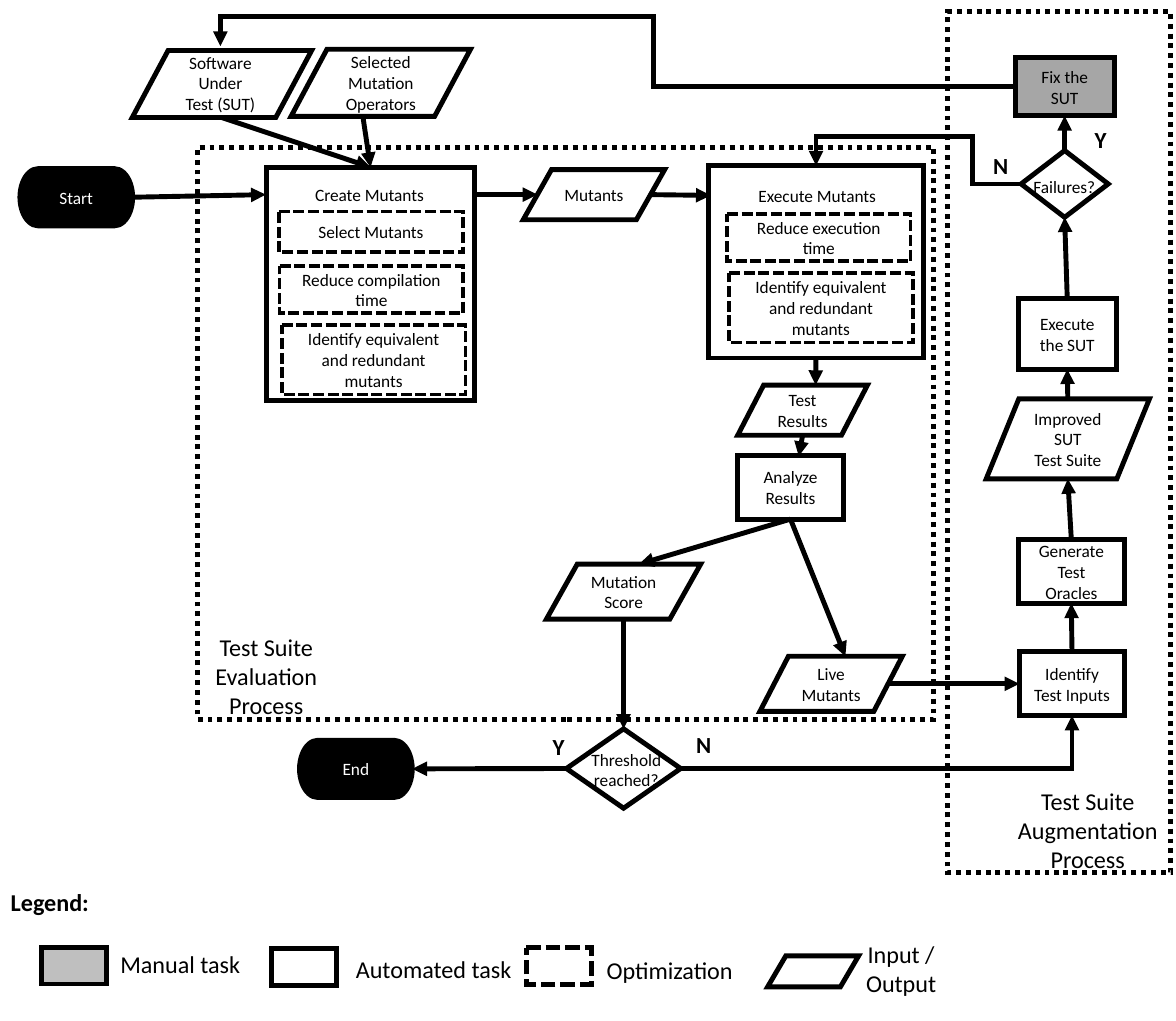
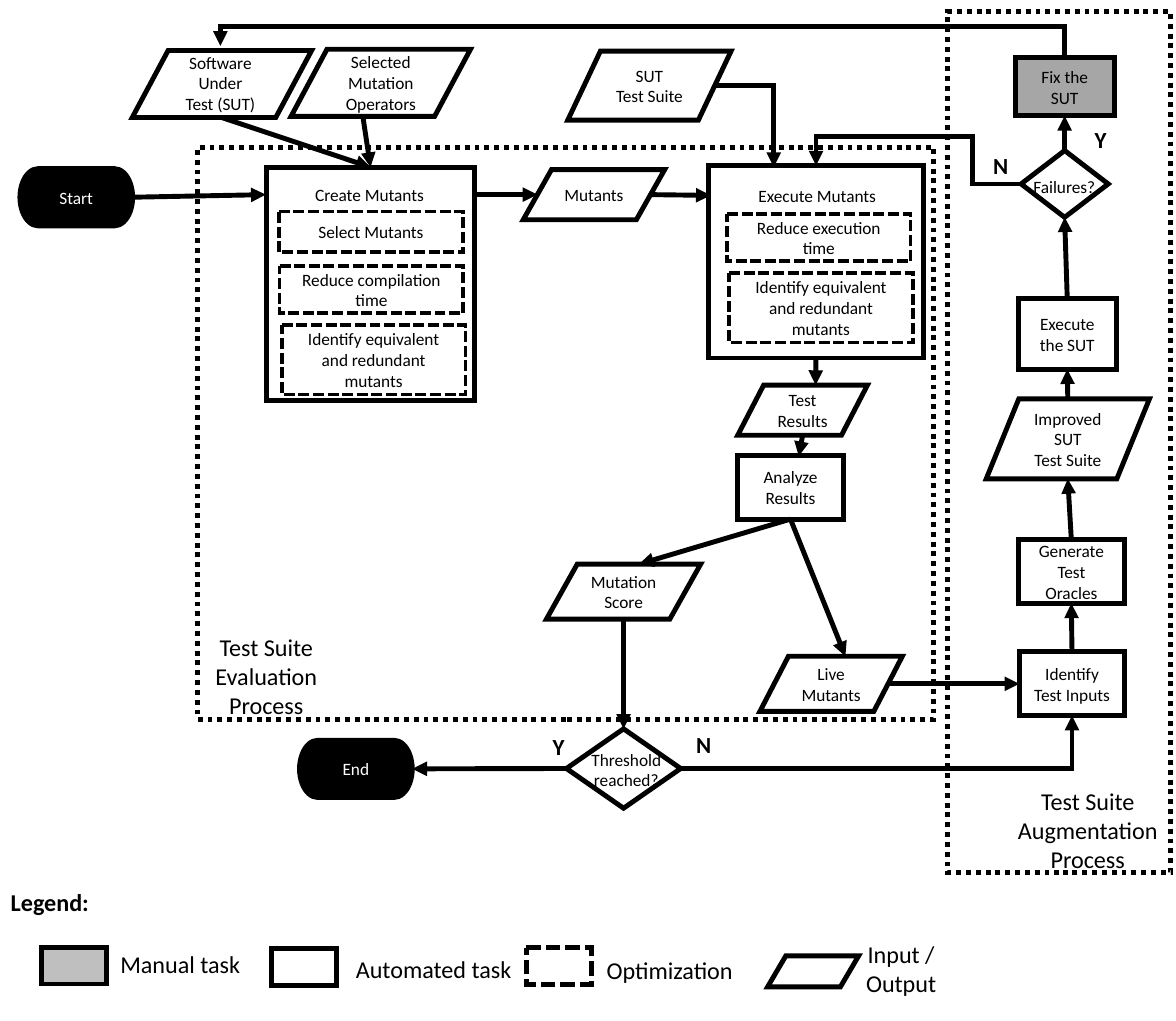
Before and after one commit to SNTSVV/FAQAS_MASS, a slide deck: slide 1 of reports/MutationTestingSurvey/images/process.pptx. Drawn at 1176x1021 pixels with LibreOffice and Linux fonts; fonts in the diff are those of the drawing. Boxes give left, top, right and bottom in pixels: in the first picture for what was removed or moved away, otherwise in the second. Text is boxed around its words. In the diff, an @@ line names an element or a change of style, - is before the commit and + after.

```diff
--- a/reports/MutationTestingSurvey/images/process.pptx
+++ b/reports/MutationTestingSurvey/images/process.pptx
@@ elbow arrow moved from (1015, 87) - (220, 46) to (1064, 58) - (220, 46) @@
@@ flow chart input output added at [568, 51, 731, 120], outline #000000 3 pt, 10.6 pt, text #000000 @@
+SUT
+Test Suite
@@ elbow arrow added from (715, 86) to (774, 167), #000000 3 pt @@
```
Also in this commit, not shown: 7 other files.
